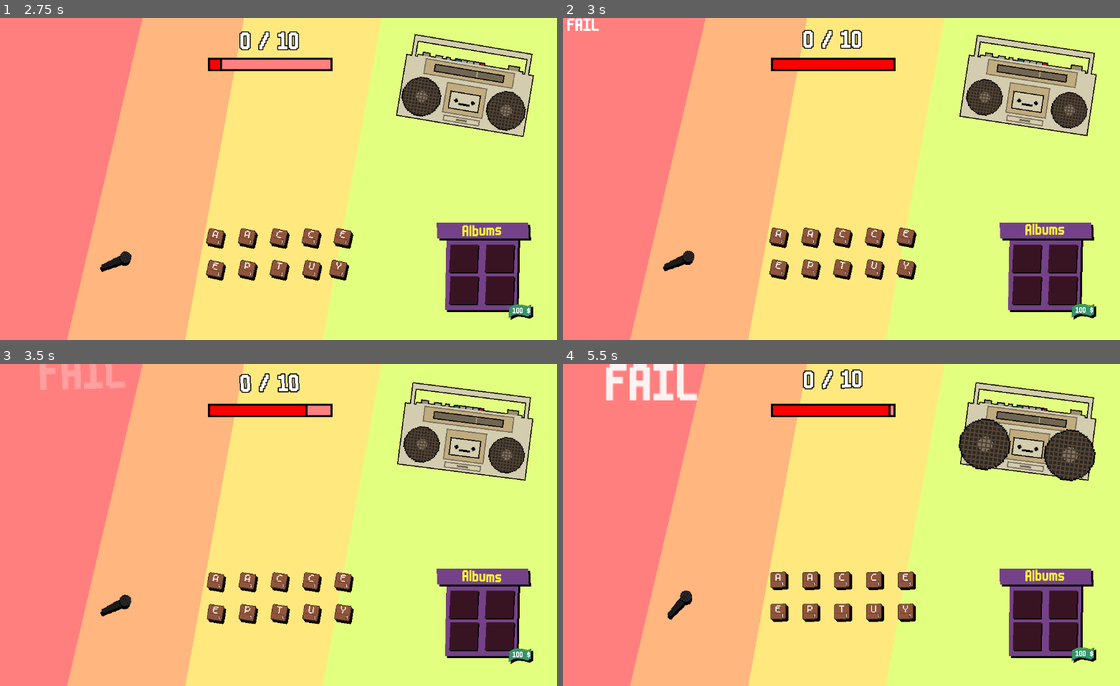
Above: before the commit, frames 1-4 (two rows, left to right).
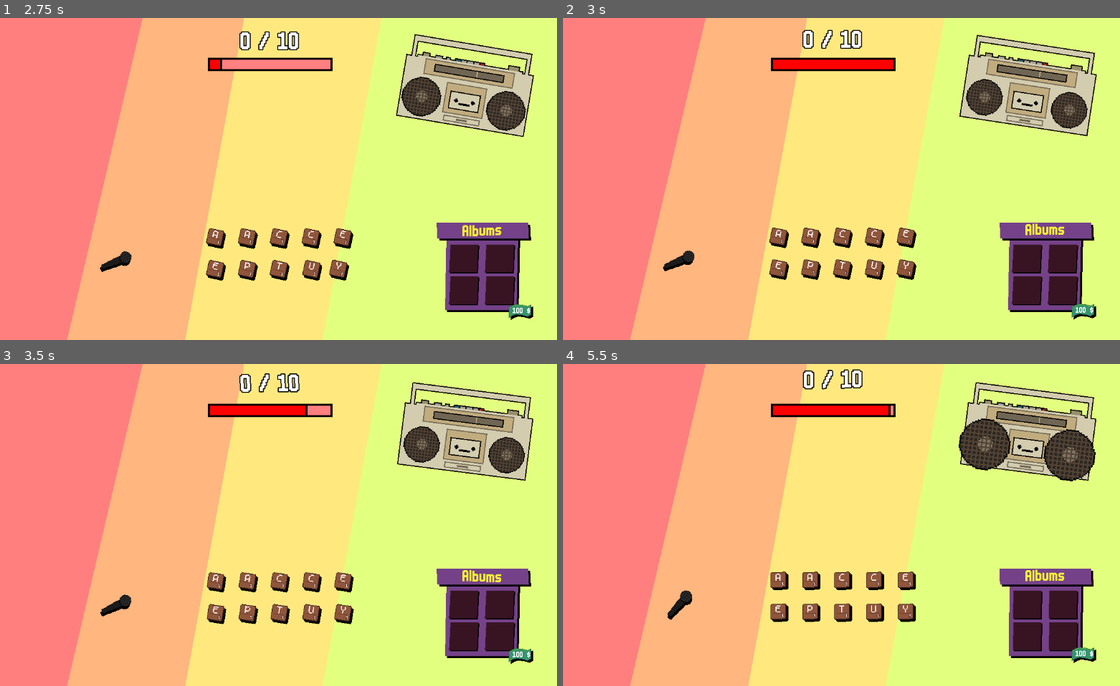
Above: after the commit, the same moments.

Repository: LiranDat/Spitandspell
Game: Godot game, scene res://scenes/main/main.tscn
Two runs of this game, one before a commit and one after it. Both use one fixed random seed, a clock stepped at 60 frames per second and the inputs below.
Inputs (mouse positions are in pixels of both pictures, inside the frame that each line leads up to):
- Up to frame 1 (2.75 s): click "START?" at 0.5 s; move the mouse to (116, 259) at 1.27 s; click (116, 259) at 1.42 s; move the mouse to (122, 262) at 2.02 s; click (122, 262) at 2.17 s
- Up to frame 2 (3 s): move the mouse to (902, 269) at 2.77 s; click (902, 269) at 2.92 s
- Up to frame 3 (3.5 s): no input
- Up to frame 4 (5.5 s): move the mouse to (808, 611) at 3.52 s; click (808, 611) at 3.67 s; move the mouse to (808, 579) at 4.27 s; click (808, 579) at 4.42 s; move the mouse to (841, 611) at 5.02 s; click (841, 611) at 5.17 s

Frame 1 is identical in both runs. In frame 2, 0.1% of the frame differs, in the area x 0-7%, y 0-4%; in frame 3, 0.5%; in frame 4, 1.0%, in the area x 7-25%, y 0-12%.
Error before the commit: Invalid access of index '0' on a base object of type: 'PackedStringArray'. (res://scenes/lyrics/lyrics.gd:24)
Error after the commit: Invalid access of index '0' on a base object of type: 'PackedStringArray'. (res://scenes/lyrics/lyrics.gd:25)

Commit message:
scoring funktioniert jetzt mit nicem timing

Diff:
--- a/scenes/lyrics/lyrics.gd
+++ b/scenes/lyrics/lyrics.gd
@@ -9,6 +9,7 @@
 var new_score
 var timer = 2.4
 var fire
+var scoring_word = ""
 
 # benötigte Punkte
 var target_score = 0
@@ -68,9 +69,18 @@
 	$"../boombox".bounce()
 
 	current_sum = 0
+	scoring_word = current_word
 
-	if word_exists(current_word):
-		current_sum = await score_word(current_word)
+	var instance = past_word.instantiate()
+	instance.text = current_word
+	add_child(instance)
+
+	DisplayServer.tts_speak(scoring_word, voice_id)
+
+	current_word = ""
+
+	if word_exists(scoring_word):
+		current_sum = await score_word(scoring_word)
 
 		var instance1 = new_score.instantiate()
 		instance1.text = "+" + str(current_sum)
@@ -89,12 +99,6 @@
 		instance1.text = "FAIL"
 		add_child(instance1)
 
-	var instance = past_word.instantiate()
-	instance.text = current_word
-	add_child(instance)
-
-	DisplayServer.tts_speak(current_word, voice_id)
-
 	word_count += 1
 	if word_count == words_per_round:
 		round_count += 1
@@ -102,8 +106,6 @@
 
 	if round_count == rounds_per_shop:
 		end_round()
-
-	current_word = ""
 
 func end_round():
 	get_parent().start_shop()
